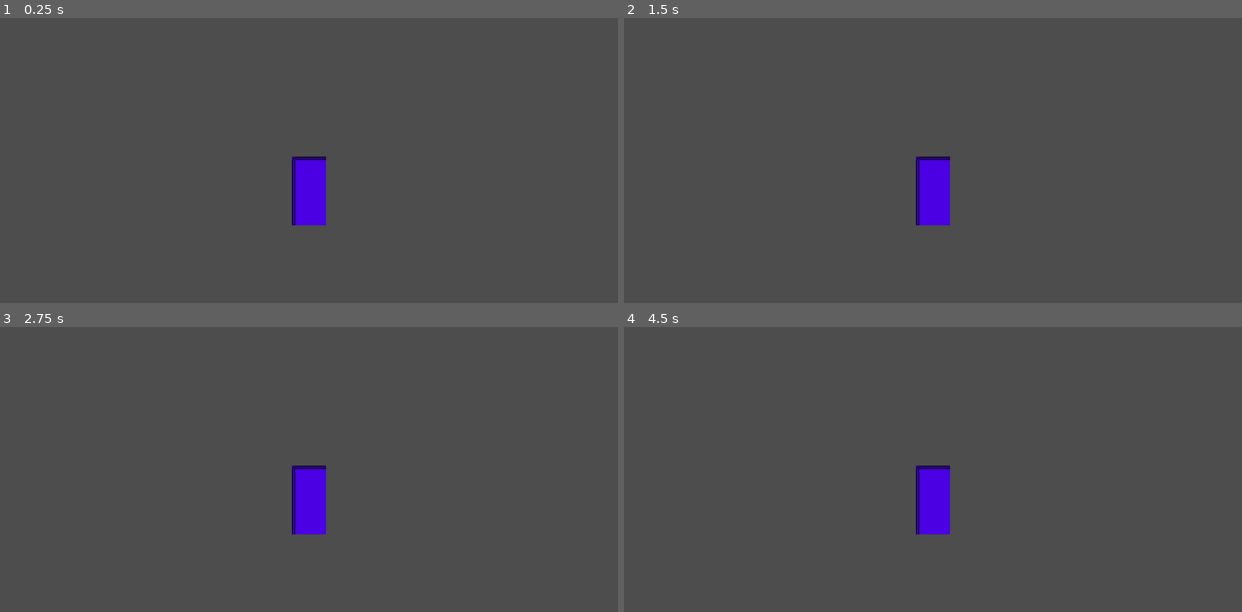
Above: before the commit, frames 1-4 (two rows, left to right).
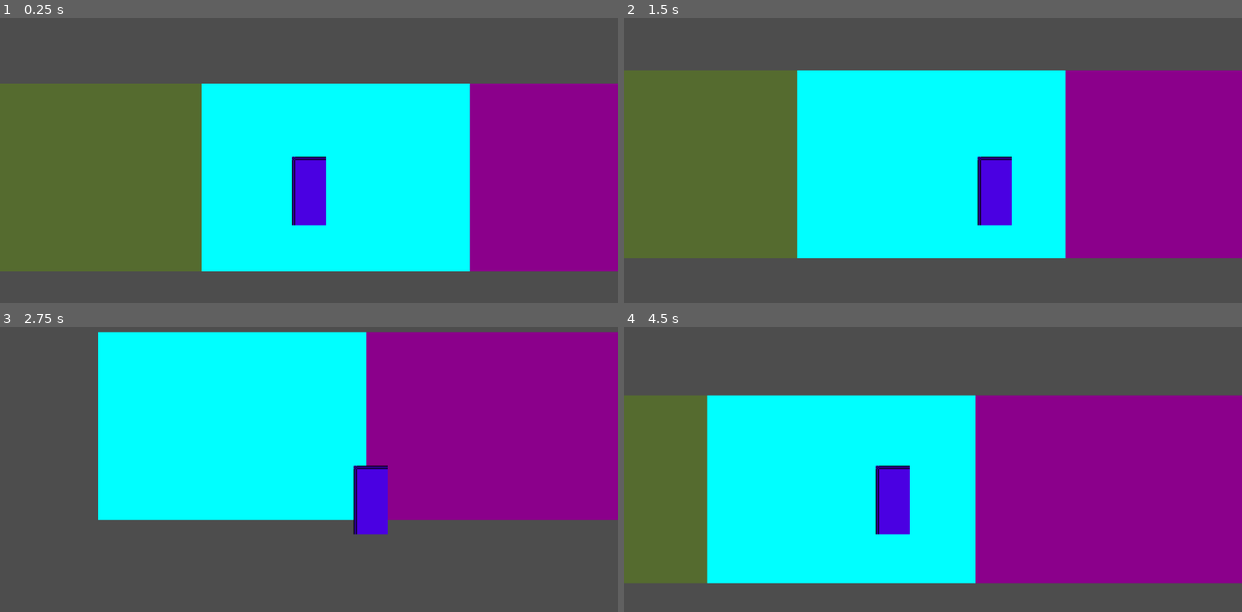
Above: after the commit, the same moments.

Repository: wmichelin/sideskate
Game: Godot game, scene res://scenes/Main.tscn
Two runs of this game, one before a commit and one after it. Both use one fixed random seed, a clock stepped at 60 frames per second and the inputs below.
Inputs:
- Up to frame 1 (0.25 s): no input
- Up to frame 2 (1.5 s): tap Enter at 0.5 s; hold D (right) 0.53-1.28 s; tap Space (jump) at 0.77 s; hold S (down) from 1.28 s (still down)
- Up to frame 3 (2.75 s): tap Space (jump) at 1.52 s; release S (down) at 2.03 s; hold D (right) from 2.03 s (still down)
- Up to frame 4 (4.5 s): release D (right) at 2.78 s; hold W (up) 2.78-3.53 s; tap Space (jump) at 3.02, 3.77 s; hold A (left) from 3.53 s (still down)

The runs differ from the first frame. In frame 1, 65% of the frame differs, in the area x 0-100%, y 23-89%; in frame 2, 66%; in frame 3, 56%; in frame 4, 66%, in the area x 0-100%, y 23-90%.
Error before the commit: Parse Error: Could not parse global class "Player" from "res://scripts/Player.gd". (res://scripts/LevelArea.gd:3)

Commit message:
trying to stabilize

Diff:
--- a/scripts/DepthBoundedCharacter.gd
+++ b/scripts/DepthBoundedCharacter.gd
@@ -9,9 +9,9 @@
 var max_depth: float
 
 func _ready():
-        min_depth = default_min_depth
-        max_depth = default_max_depth
+	min_depth = default_min_depth
+	max_depth = default_max_depth
 
 func set_depth_bounds(min_val: float, max_val: float) -> void:
-        min_depth = min_val
-        max_depth = max_val
+	min_depth = min_val
+	max_depth = max_val
--- a/scripts/GroundController.gd
+++ b/scripts/GroundController.gd
@@ -51,36 +51,36 @@
 	self._update_ground_sections()
 
 func _ready():
-        #_update_width_live()
-        _find_nodes_by_groups()
-        _update_ground_sections()
-        # Assign initial depth bounds for characters already inside sections
-        for section in _ground_sections:
-                if section.area_detector:
-                        var bounds = section.get_vertical_bounds()
-                        for body in section.area_detector.get_overlapping_bodies():
-                                if body in _characters and body is DepthBoundedCharacter:
-                                        body.set_depth_bounds(bounds.x, bounds.y)
-        # Verify all references are valid
+	#_update_width_live()
+	_find_nodes_by_groups()
+	_update_ground_sections()
+	# Assign initial depth bounds for characters already inside sections
+	for section in _ground_sections:
+		if section.area_detector:
+			var bounds = section.get_vertical_bounds()
+			for body in section.area_detector.get_overlapping_bodies():
+				if body in _characters and body is DepthBoundedCharacter:
+					body.set_depth_bounds(bounds.x, bounds.y)
+	# Verify all references are valid
 	#if not characters:
 		#return
 
 func _on_character_entered_section(section: GroundSection, character: Node2D):
-        var section_index = _ground_sections.find(section)
-        if section_index == -1:
-                # Ignore sections we don't manage
-                return
+	var section_index = _ground_sections.find(section)
+	if section_index == -1:
+		# Ignore sections we don't manage
+		return
 
-        print("Character entered section ", section_index)
+	print("Character entered section ", section_index)
 
-        if character is DepthBoundedCharacter:
-                var bounds = section.get_vertical_bounds()
-                character.set_depth_bounds(bounds.x, bounds.y)
+	if character is DepthBoundedCharacter:
+		var bounds = section.get_vertical_bounds()
+		character.set_depth_bounds(bounds.x, bounds.y)
 
-        # Check if player entered leftmost section (index 0)
-        if section_index == 0:
-                print("Player in leftmost section - moving rightmost section to left")
-                _move_rightmost_section_to_left()
+	# Check if player entered leftmost section (index 0)
+	if section_index == 0:
+		print("Player in leftmost section - moving rightmost section to left")
+		_move_rightmost_section_to_left()
 
 	# Check if player entered rightmost section (last index)
 	elif section_index == NUM_GROUND_SECTIONS - 1:
--- a/scripts/GroundSection.gd
+++ b/scripts/GroundSection.gd
@@ -12,9 +12,9 @@
 var section_height: float = 0.0
 
 func get_vertical_bounds() -> Vector2:
-        var top_y = global_position.y
-        var bottom_y = global_position.y + section_height
-        return Vector2(top_y, bottom_y)
+		var top_y = global_position.y
+		var bottom_y = global_position.y + section_height
+		return Vector2(top_y, bottom_y)
 
 static func NewGroundSection(idx: int) -> GroundSection:
 	var scene = preload("res://scenes/GroundSection.tscn")
@@ -23,12 +23,12 @@
 	return section
 
 func set_size(width: int, height: int) -> GroundSection:
-        section_height = height
-        if background:
-                background.size.x = width
-                background.size.y = height
+	section_height = height
+	if background:
+		background.size.x = width
+		background.size.y = height
 	if collision_shape and collision_shape.shape:
-	   # Make collision area span full viewport height for X-only detection
+	# Make collision area span full viewport height for X-only detection
 		var viewport_height = get_viewport().get_visible_rect().size.y
 		collision_shape.shape.size = Vector2(width, viewport_height * 2)
 		collision_shape.position = Vector2(width / 2, 0)
@@ -39,11 +39,11 @@
 	return self
 
 func _ready():
-        # Set initial color
-        if background:
-                background.color = self.color
-                if section_height == 0.0:
-                        section_height = background.size.y
+		# Set initial color
+	if background:
+			background.color = self.color
+			if section_height == 0.0:
+					section_height = background.size.y
 
 	# Connect Area2D signals
 	if area_detector:
--- a/scripts/Player.gd
+++ b/scripts/Player.gd
@@ -19,9 +19,9 @@
 signal jumped()
 
 func _ready():
-        super()
-        # Set initial depth position
-        depth_position = position.y
+		super()
+		# Set initial depth position
+		depth_position = position.y
 
 func _physics_process(delta):
 	# Handle jumping input
@@ -49,12 +49,12 @@
 	else:
 		velocity.x = move_toward(velocity.x, 0, move_speed * delta * 5)
 
-        # Depth movement (simulated via Y position)
-        if depth_input != 0:
-                depth_position += depth_input * depth_speed * delta
+		# Depth movement (simulated via Y position)
+		if depth_input != 0:
+				depth_position += depth_input * depth_speed * delta
 
-        # Clamp depth to current ground bounds
-        depth_position = clamp(depth_position, min_depth, max_depth)
+		# Clamp depth to current ground bounds
+		depth_position = clamp(depth_position, min_depth, max_depth)
 
 	# Update actual position
 	var y_pos = depth_position - fake_y
